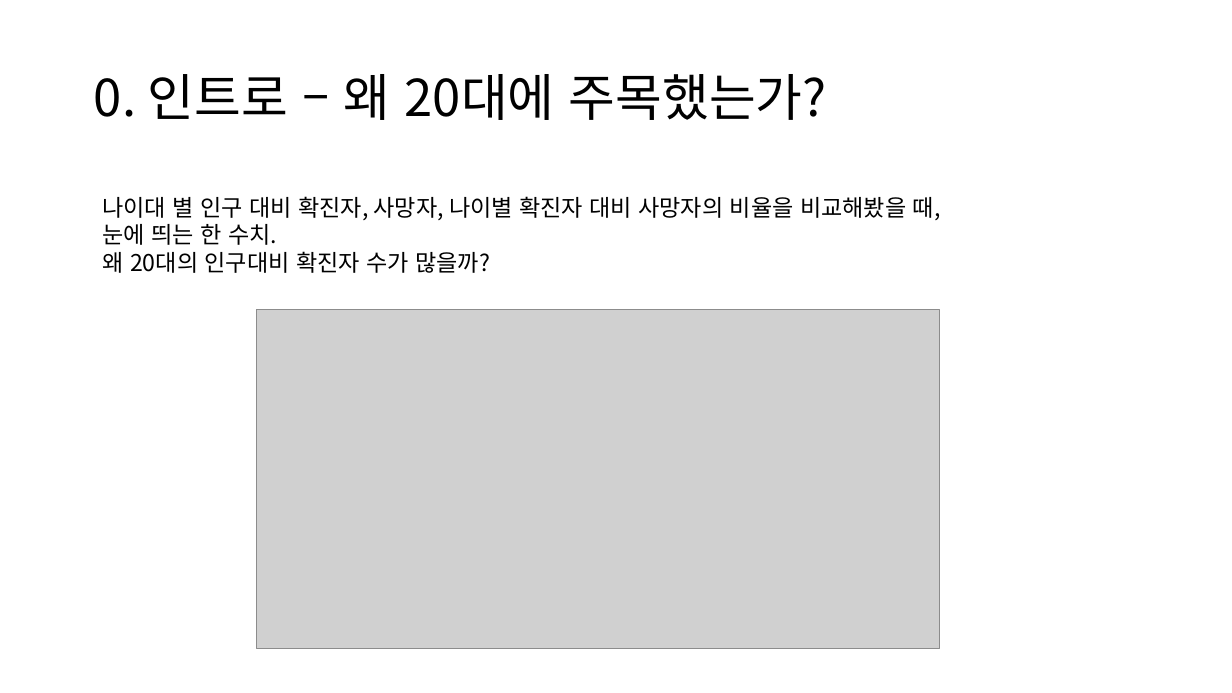
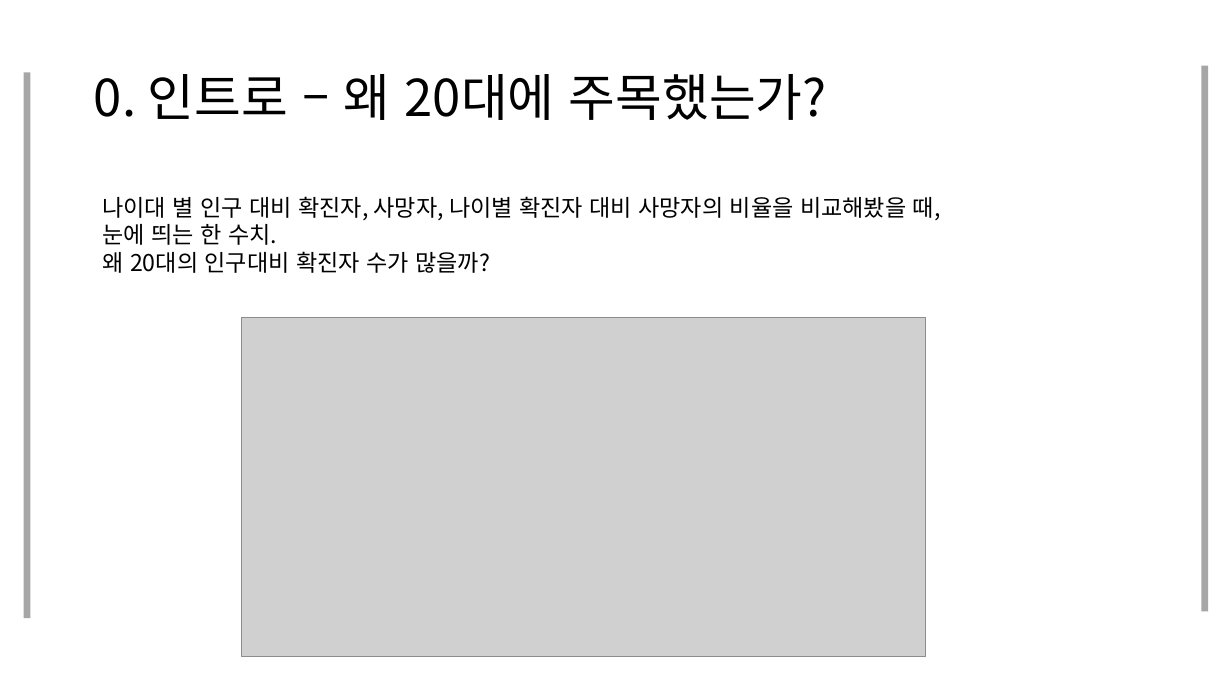
Before and after one commit to JooEHyeon/CORONA19_data_analysis, a slide deck: slide 3 of 최종합본.pptx (slide 2 before the commit). Drawn at 1232x693 pixels with LibreOffice and Linux fonts; fonts in the diff are those of the drawing; grey boxes stand for pictures. Boxes give left, top, right and bottom in pixels: in the first picture for what was removed or moved away, otherwise in the second. Text is boxed around its words. In the diff, an @@ line names an element or a change of style, - is before the commit and + after.

```diff
--- a/최종합본.pptx
+++ b/최종합본.pptx
@@ rectangle added at [24,72,30,618], fill #A6A6A6 @@
@@ rectangle added at [1202,66,1208,612], fill #A6A6A6 @@
@@ picture: place and size @@
-picture at [256,310,940,649]
+picture at [242,317,926,656]
```
Also in this commit, not shown: 10 other slides changed, 15 slides added.
